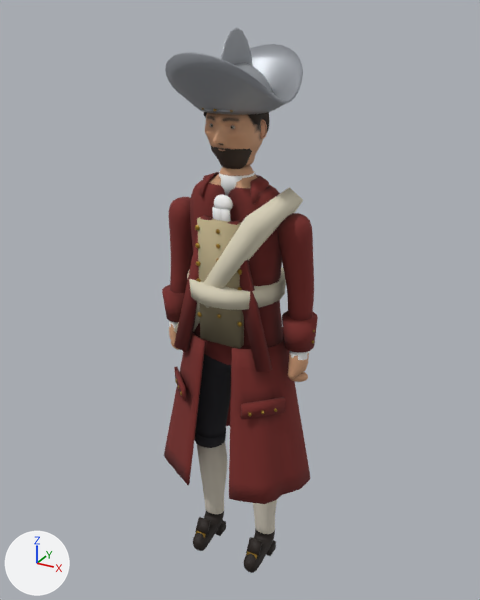
One commit to the glTF model reckoning/models/watchman.glb: the scene before it, then after it.
Rendered twice from a 50 mm camera at (1.008, -1.811, 1.991) aimed at (-0.011, 0.041, 1.065). Every picture has the same lights, and +X, +Y and +Z are marked at lower left. The first picture is the older version. Vertices at exactly the same position are counted once.

Names of what the first picture shows: 'watchman_beard', 'watchman_body', 'watchman_coat', 'watchman_hair', 'watchman_hat', 'watchman_leather', 'watchman_linen', 'watchman_sash', 'watchman_skin', 'watchman_vest' and 2 more.
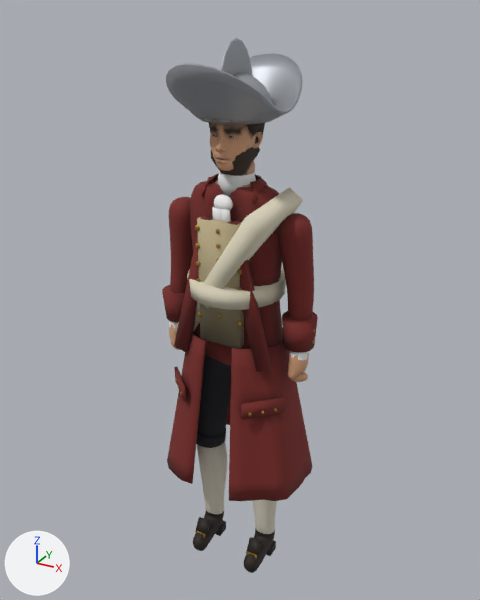
What changed in the scene script:
```text
Change me_watchman_beard:
    remove me_watchman_beard.from_pydata(...)  # 534 vertices, 1064 faces; spans x -0.081..0.081, y -0.124..0.092, z 1.539..1.77
    add me_watchman_beard.from_pydata(...)  # 534 vertices, 1064 faces; spans x -0.073..0.073, y -0.105..0.078, z 1.511..1.742
    me_watchman_beard part 1: 534 of 534 vertices moved; they spanned x -0.081..0.081, y -0.124..0.092, z 1.539..1.77 and now span x -0.073..0.073, y -0.105..0.078, z 1.511..1.742; mean shift (0.0, 0.0, -0.03)
Change me_watchman_body:
    remove me_watchman_body.from_pydata(...)  # 3314 vertices, 6608 faces; spans x -0.27..0.27, y -0.13..0.09, z 0.01..1.55
    add me_watchman_body.from_pydata(...)  # 3314 vertices, 6608 faces; spans x -0.27..0.27, y -0.13..0.09, z 0.01..1.53
    me_watchman_body part 2: 73 vertices moved from x -0.11..0.13, y -0.06..0.05, z 1.48..1.55 to x -0.11..0.13, y -0.06..0.04, z 1.47..1.53; 55 vertices removed from x -0.1..0.1, y -0.06..0.06, z 1.48..1.55; 55 vertices added at x -0.1..0.12, y -0.06..0.06, z 1.47..1.52
    me_watchman_body part 3: 19 faces spanning x -0.11..0.11, y -0.06..0.04, z 1.48..1.49 switch from mat_watchman_skin to mat_watchman_coat
Change me_watchman_coat:
    remove me_watchman_coat.from_pydata(...)  # 894 vertices, 1752 faces; spans x -0.293..0.293, y -0.215..0.23, z 0.42..1.511
    add me_watchman_coat.from_pydata(...)  # 894 vertices, 1752 faces; spans x -0.293..0.293, y -0.214..0.232, z 0.42..1.505
    me_watchman_coat part 4: 627 of 894 vertices moved; they spanned x -0.273..0.287, y -0.215..0.23, z 0.42..0.971 and now span x -0.287..0.275, y -0.214..0.232, z 0.42..0.971; mean shift (0.0, 0.0, 0.0); largest move (0.232, 0.087, 0.42) -> (0.259, 0.099, 0.42)
    me_watchman_coat part 5: 64 of 894 vertices moved; they spanned x -0.116..0.116, y -0.069..0.071, z 1.446..1.511 and now span x -0.103..0.103, y -0.068..0.07, z 1.448..1.505; mean shift (0.0, 0.0, -0.002); largest move (0.083, -0.06, 1.481) -> (0.081, -0.042, 1.491)
Change me_watchman_hair:
    remove me_watchman_hair.from_pydata(...)  # 1082 vertices, 2160 faces; spans x -0.097..0.096, y -0.131..0.11, z 1.553..1.793
    add me_watchman_hair.from_pydata(...)  # 1082 vertices, 2160 faces; spans x -0.085..0.085, y -0.108..0.096, z 1.525..1.766
    me_watchman_hair part 6: 1082 of 1082 vertices moved; they spanned x -0.097..0.096, y -0.131..0.11, z 1.553..1.793 and now span x -0.085..0.085, y -0.108..0.096, z 1.525..1.766; mean shift (0.0, -0.001, -0.03)
Change me_watchman_hat:
    remove me_watchman_hat.from_pydata(...)  # 802 vertices, 1560 faces; spans x -0.17..0.17, y -0.248..0.248, z 1.711..1.94
    add me_watchman_hat.from_pydata(...)  # 802 vertices, 1560 faces; spans x -0.17..0.17, y -0.248..0.248, z 1.683..1.912
    me_watchman_hat part 7: the whole mesh is moved by (0.0, 0.0, -0.028)
Change me_watchman_skin:
    remove me_watchman_skin.from_pydata(...)  # 2424 vertices, 4800 faces; spans x -0.094..0.094, y -0.141..0.099, z 1.546..1.777
    add me_watchman_skin.from_pydata(...)  # 1599 vertices, 3168 faces; spans x -0.083..0.081, y -0.115..0.084, z 1.417..1.749
    me_watchman_skin part 8: the loose piece of 108 vertices spanning x 0.078..0.094, y -0.016..0.022, z 1.63..1.688 is deleted
    me_watchman_skin part 9: 2044 vertices removed from x -0.093..0.093, y -0.141..0.099, z 1.546..1.777; 1597 vertices added at x -0.083..0.081, y -0.115..0.084, z 1.417..1.749
    other edits to the shape of me_watchman_skin do not show in these pictures
```

Boxes (x1, y1, x2, y2) around the edits, measured in the pictures (480 x 600 px; the box of a moved part takes in the faces that stretch with it):
'watchman_coat', reshaped
    before: (162, 172, 318, 504)
    after: (162, 174, 318, 501)
'watchman_body', reshaped
    before: (169, 165, 314, 573)
    after: (169, 179, 314, 573)
'watchman_hat', moved
    before: (165, 27, 303, 115)
    after: (166, 38, 302, 125)
'watchman_skin', reshaped
    before: (205, 113, 267, 166)
    after: (210, 123, 263, 175)
'watchman_beard', reshaped
    before: (211, 143, 252, 169)
    after: (210, 143, 260, 176)
'watchman_hair', reshaped (mostly hidden)
    before: (203, 112, 269, 132)
    after: (209, 123, 265, 161)
part 2 of me_watchman_body, moved or reshaped
    before: (199, 165, 280, 198)
    after: (199, 180, 279, 199)
part 3 of me_watchman_body, recoloured
    before: (209, 176, 237, 186)
    after: (205, 179, 266, 191)
part 4 of me_watchman_coat, moved or reshaped
    before: (164, 334, 310, 504)
    after: (167, 334, 312, 501)
part 5 of me_watchman_coat, moved or reshaped
    before: (199, 172, 270, 204)
    after: (199, 174, 268, 204)
part 6 of me_watchman_hair, moved or reshaped (mostly hidden)
    before: (203, 112, 269, 132)
    after: (209, 123, 265, 142)
part 8 of me_watchman_skin, deleted
    before: (260, 119, 267, 139)
part 9 of me_watchman_skin, moved or reshaped
    before: (205, 113, 266, 166)
    after: (210, 123, 263, 175)
